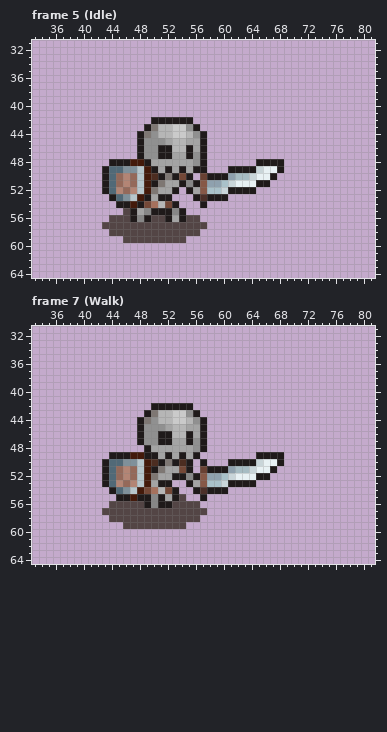
Pixel-art file, stored at InternTask/Assets/Asset/Tiny RPG Character Asset Pack v1.03 -Full 20 Characters/Aseprite file/Skeleton.aseprite. The picture above is the old version.
100x100 pixels, 39 frames. Colours within 5 levels of each other are drawn and written as one. Shown: frame 5 (Idle): x 33..81, y 31..64; frame 7 (Walk): x 33..81, y 31..64. The commit also changed other frames, which this record leaves out.
The same view after the edit:
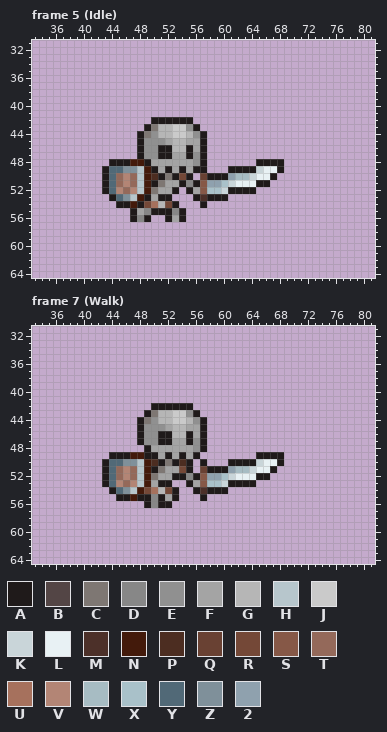
Palette (. is transparent): A #1f1a1a  B #534545  C #7e7773  D #878787  E #909090  F #a4a4a4  G #b6b6b6  H #b7c6cc  J #cacaca  K #c9d5d9  L #e8f1f4  M #4c3029  N #431a0b  P #4c2d21  Q #694133  R #744837  S #865847  T #94695a  U #a6715d  V #b38575  W #a7bcc3  X #a9c1c9  Y #516977  Z #7f909a  2 #8fa1ae
The edit:
layer "shadow" now hidden
--- frame 5 (Idle)
@@ x 41..59 @@
 54 ....AANARUGRA...A..
-55 .....BAFDAAADA.....
-56 ...BBBADABBAFABB...
-57 ..BBBBBBBBBBBBBBB..
-58 ...BBBBBBBBBBBBB...
-59 .....BBBBBBBBB.....
+55 ......AFDAAADA.....
+56 ......ADA..AFA.....
+57 ...................
+58 ...................
+59 ...................
 60 ...................
--- frame 7 (Walk)
@@ x 41..59 @@
 54 ...AYZHNRUGRA..AMAA
-55 ....AANAADAFAB..A..
-56 ...BBBBBADAABBBB...
-57 ..BBBBBBBBBBBBBBB..
-58 ...BBBBBBBBBBBBB...
-59 .....BBBBBBBBB.....
+55 ....AANAADAFA...A..
+56 ........ADAA.......
+57 ...................
+58 ...................
+59 ...................
 60 ...................
